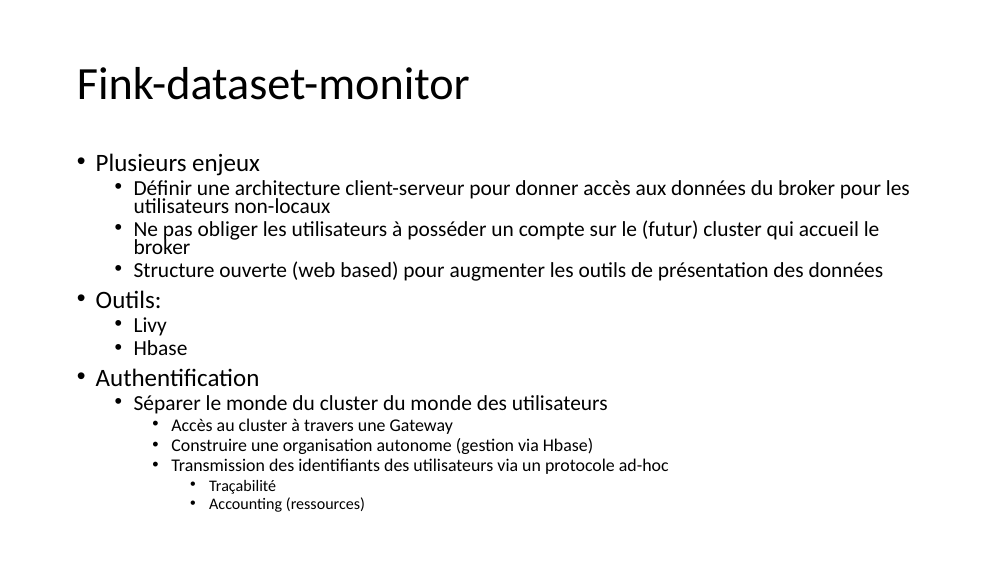
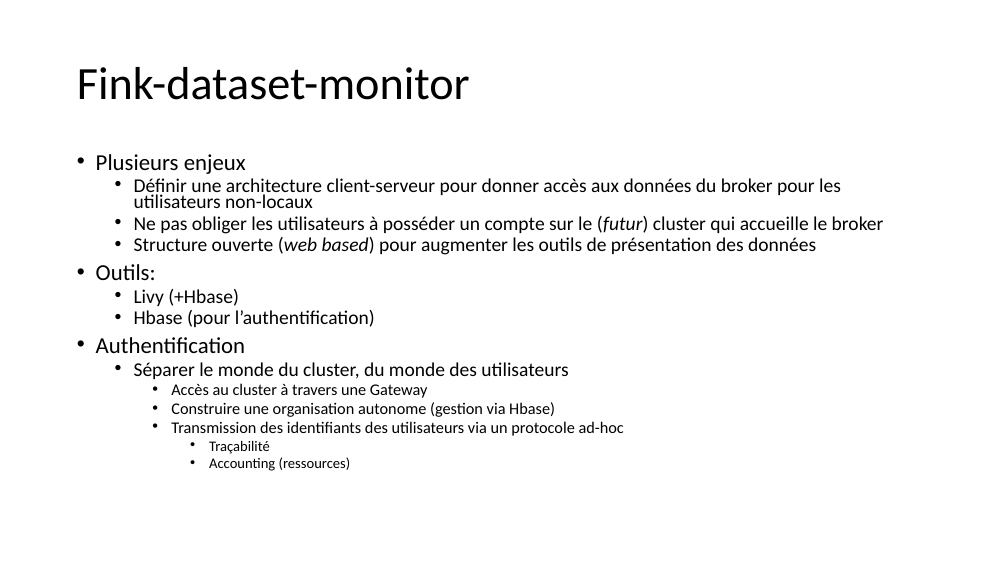
Before and after one commit to zhangjingyuan1985/spark-restapi, a slide deck: slide 2 of doc/Design.pptx. Drawn at 1008x567 pixels with LibreOffice and Linux fonts; fonts in the diff are those of the drawing. Boxes give left, top, right and bottom in pixels: in the first picture for what was removed or moved away, otherwise in the second. Text is boxed around its words. In the diff, an @@ line names an element or a change of style, - is before the commit and + after.

Commit message:
fdm.py> + Cleanup code against PEP8 + include HBase + start the IHM for users
design.pptx>
+ describe the IHM design

```diff
--- a/doc/Design.pptx
+++ b/doc/Design.pptx
@@ text at <box>96,154,841,471</box>: size 23.8 to 21.7 pt in "Plusieurs enjeux", "Outils:", "Authentification"; size 20.4 to 18.6 pt in "Définir une architecture client-serveur pour donner accès ...", "Structure ouverte (web based) pour augmenter les ..."; italic on in "(web based)"; size 17 to 15.5 pt in "Accès au cluster à travers une Gateway", "Construire une organisation autonome (gestion via Hbase)", "Transmission des identifiants des utilisateurs via un ..."; size 15.3 to 13.9 pt in "Traçabilité", "Accounting (ressources)" @@
@@ text at <box>134,216,884,234</box>: text changed; size 20.4 to 18.6 pt @@
-  • Ne pas obliger les utilisateurs à posséder un compte sur le (futur) cluster qui accueil le broker
+  • Ne pas obliger les utilisateurs à posséder un compte sur le (futur) cluster qui accueille le broker
@@ text at <box>134,289,375,327</box>: text changed; size 20.4 to 18.6 pt @@
-  • Livy
-  • Hbase
+  • Livy (+Hbase)
+  • Hbase (pour l’authentification)
@@ text at <box>134,362,568,379</box>: text changed; size 20.4 to 18.6 pt @@
-  • Séparer le monde du cluster du monde des utilisateurs
+  • Séparer le monde du cluster, du monde des utilisateurs
```
Also in this commit, not shown: 1 slide added, 10 other files.
